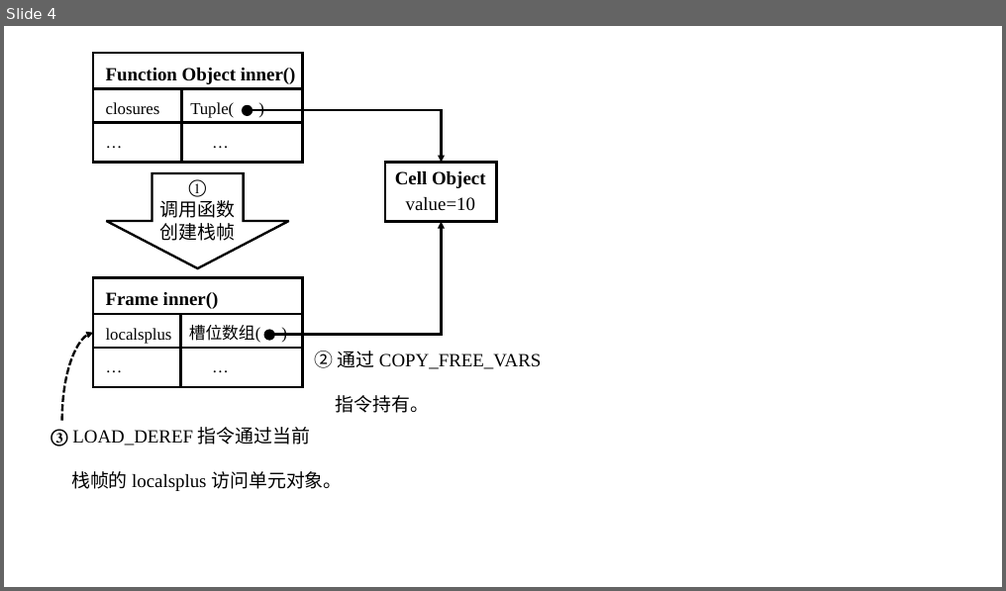
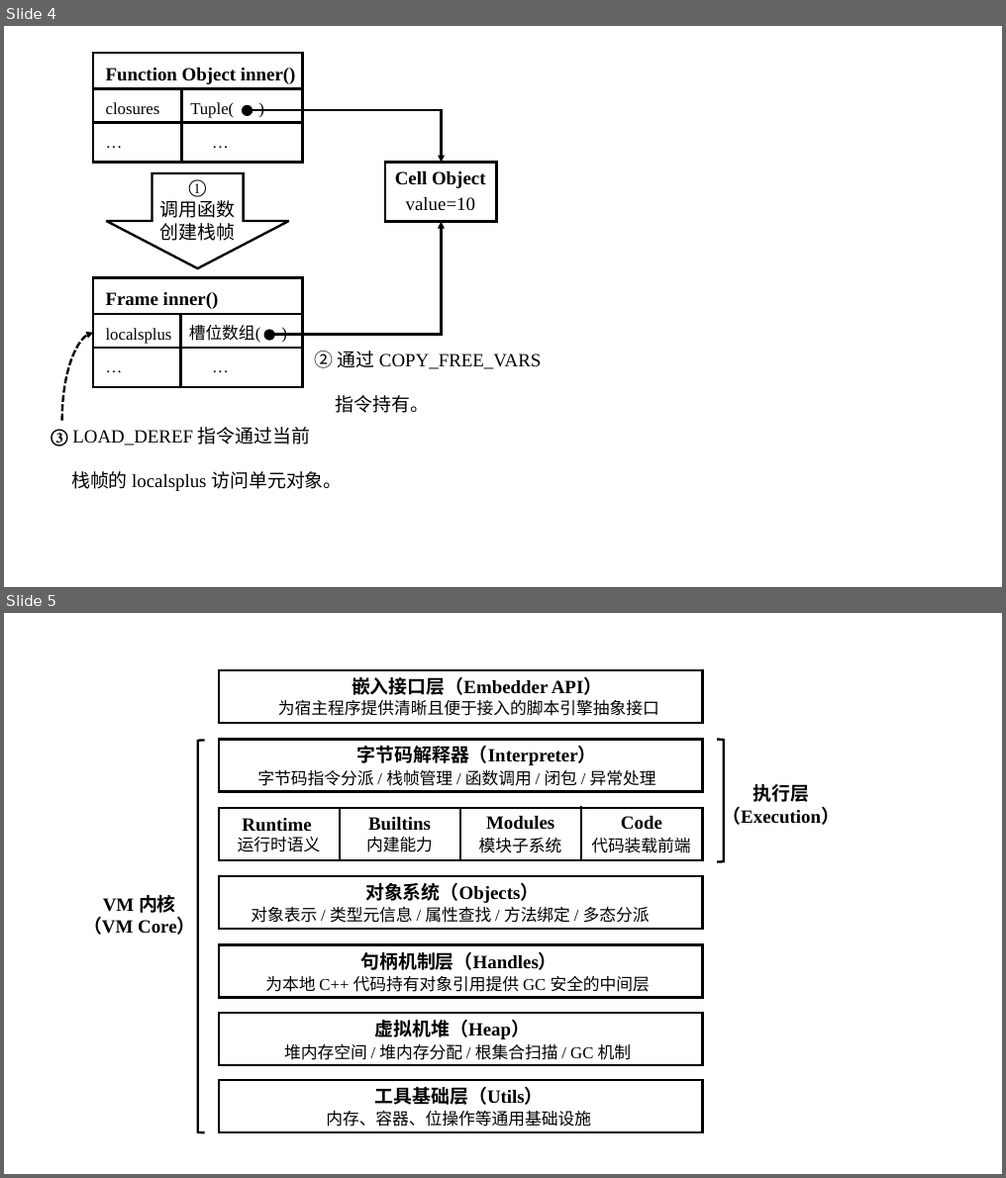
Before and after one commit to WU-SUNFLOWER/S.A.A.U.S.O, a slide deck: docs/thesis/pictures.pptx. Shown one above the other, each under a label of ours: slide 4 before the commit, slides 4 and 5 after it. The pictures are 1006x591 and 1006x1178 pixels, drawn with LibreOffice and Linux fonts; fonts in the diff are those of the drawing. Boxes give left, top, right and bottom in pixels: in the first picture for what was removed or moved away, otherwise in the second. Text is boxed around its words. In the diff, an @@ line names an element or a change of style, - is before the commit and + after.

```diff
--- a/docs/thesis/pictures.pptx
+++ b/docs/thesis/pictures.pptx
@@ slide 5 added at <box>4,613,1002,1174</box>, background #CAEACE @@
@@ right bracket added at <box>198,741,205,1134</box>, outline #000000 2.25 pt @@
@@ group added at <box>219,670,840,1134</box>: 21 texts, 7 rectangles, 3 lines, 1 right bracket @@
+工具基础层（Utils）
+内存、容器、位操作等通用基础设施
+虚拟机堆（Heap）
+堆内存空间 / 堆内存分配 / 根集合扫描 / GC 机制
+句柄机制层（Handles）
+为本地 C++ 代码持有对象引用提供 GC 安全的中间层
+对象系统（Objects）
+对象表示 / 类型元信息 / 属性查找 / 方法绑定 / 多态分派
+Runtime
+运行时语义
+Builtins
+内建能力
+Modules
+模块子系统
+Code
+代码装载前端
+字节码解释器（Interpreter）
+字节码指令分派 / 栈帧管理 / 函数调用 / 闭包 / 异常处理
+嵌入接口层（Embedder API）
+为宿主程序提供清晰且便于接入的脚本引擎抽象接口
+执行层
+（Execution）
@@ text added at <box>83,895,195,935</box>, 18 pt, text #000000, bold @@
+VM 内核
+（VM Core）
```
Also in this commit, not shown: 1 other slide added, 1 slide removed, 3 other files.
